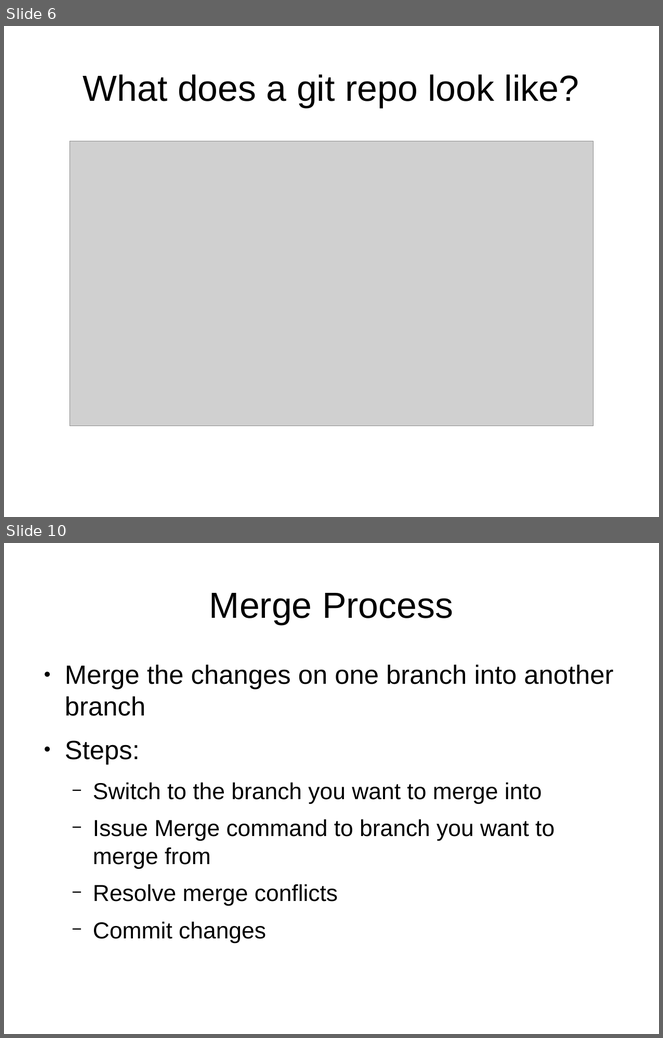
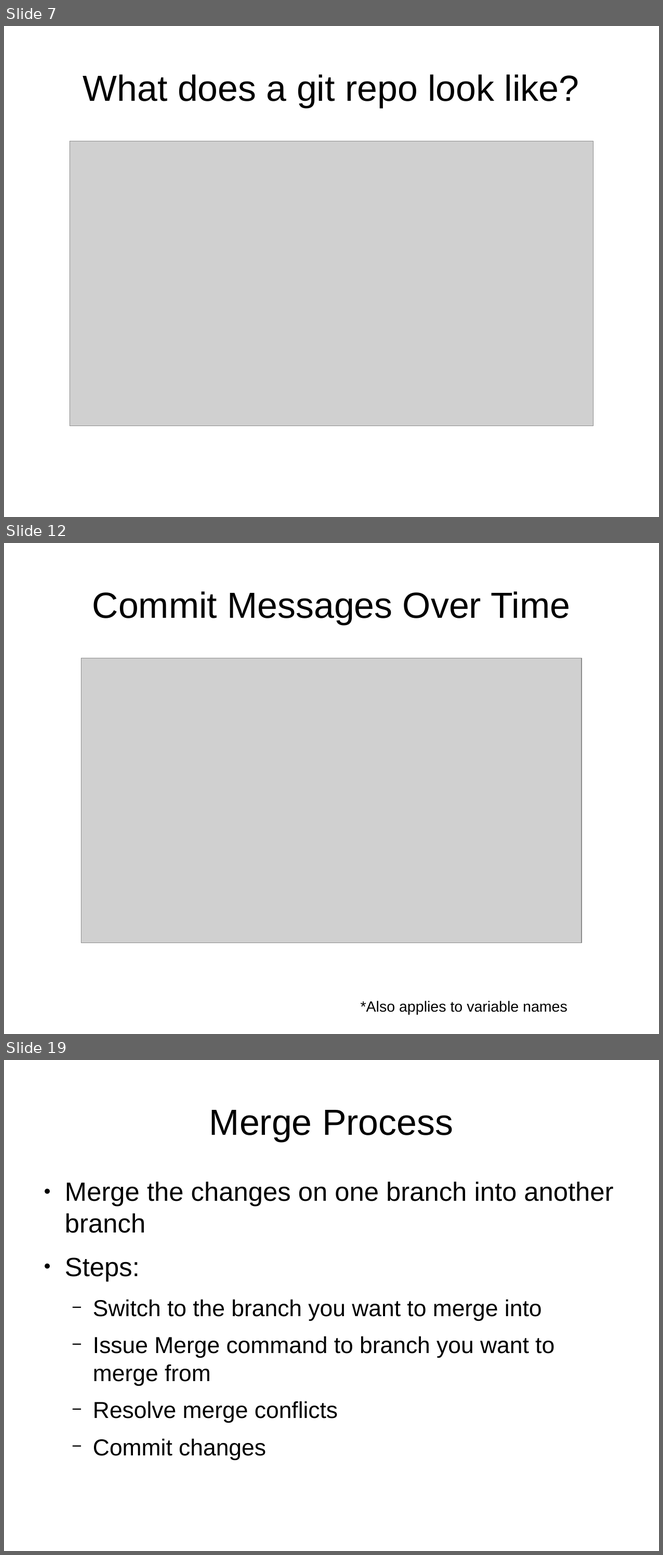
Before and after one commit to UMKCRobotics/Chris-Git-Presentation, a slide deck: presentation.odp. Shown one above the other, each under a label of ours: slides 6 and 10 before the commit, slides 7, 12 and 19 after it; the slides between them are not shown. The pictures are 663x1038 and 663x1555 pixels, drawn with LibreOffice and Linux fonts; fonts in the diff are those of the drawing; grey boxes stand for pictures. Boxes give left, top, right and bottom in pixels: in the first picture for what was removed or moved away, otherwise in the second. Text is boxed around its words. In the diff, an @@ line names an element or a change of style, - is before the commit and + after.

```diff
--- a/presentation.odp
+++ b/presentation.odp
@@ slide 12 added at box(4, 543, 659, 1034), background #FFFFFF @@
@@ title added at box(92, 591, 570, 625), 44 pt, text #000000 @@
+Commit Messages Over Time
@@ picture added at box(81, 658, 582, 942) @@
@@ text added at box(361, 1001, 568, 1015), 18 pt, text #000000 @@
+*Also applies to variable names
@@ what was slide 6 is now slide 7 @@
@@ what was slide 10 is now slide 19 @@
```
Also in this commit, not shown: 5 slides changed, 12 other slides added, 1 slide removed, 16 other files.
